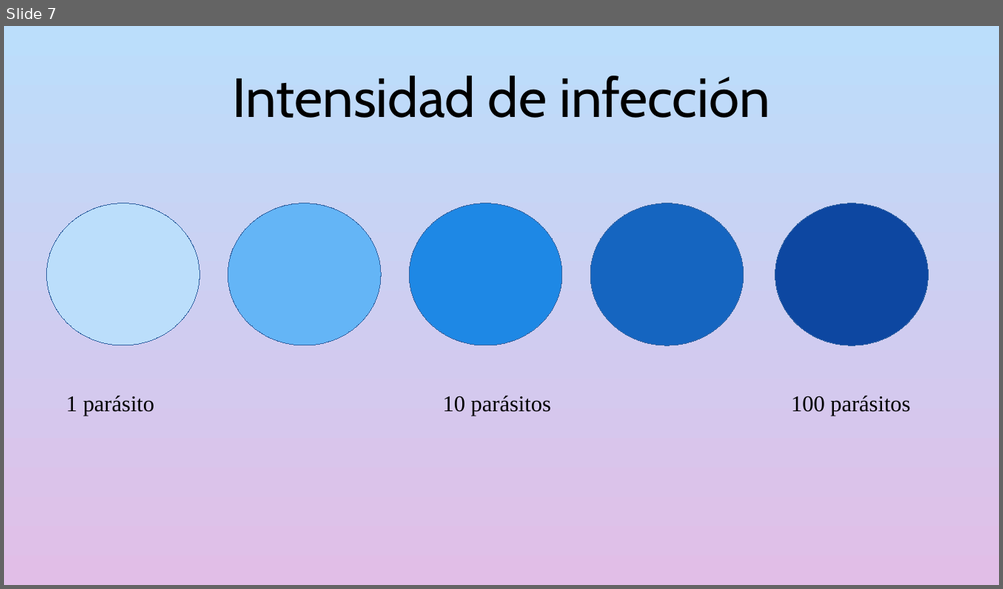
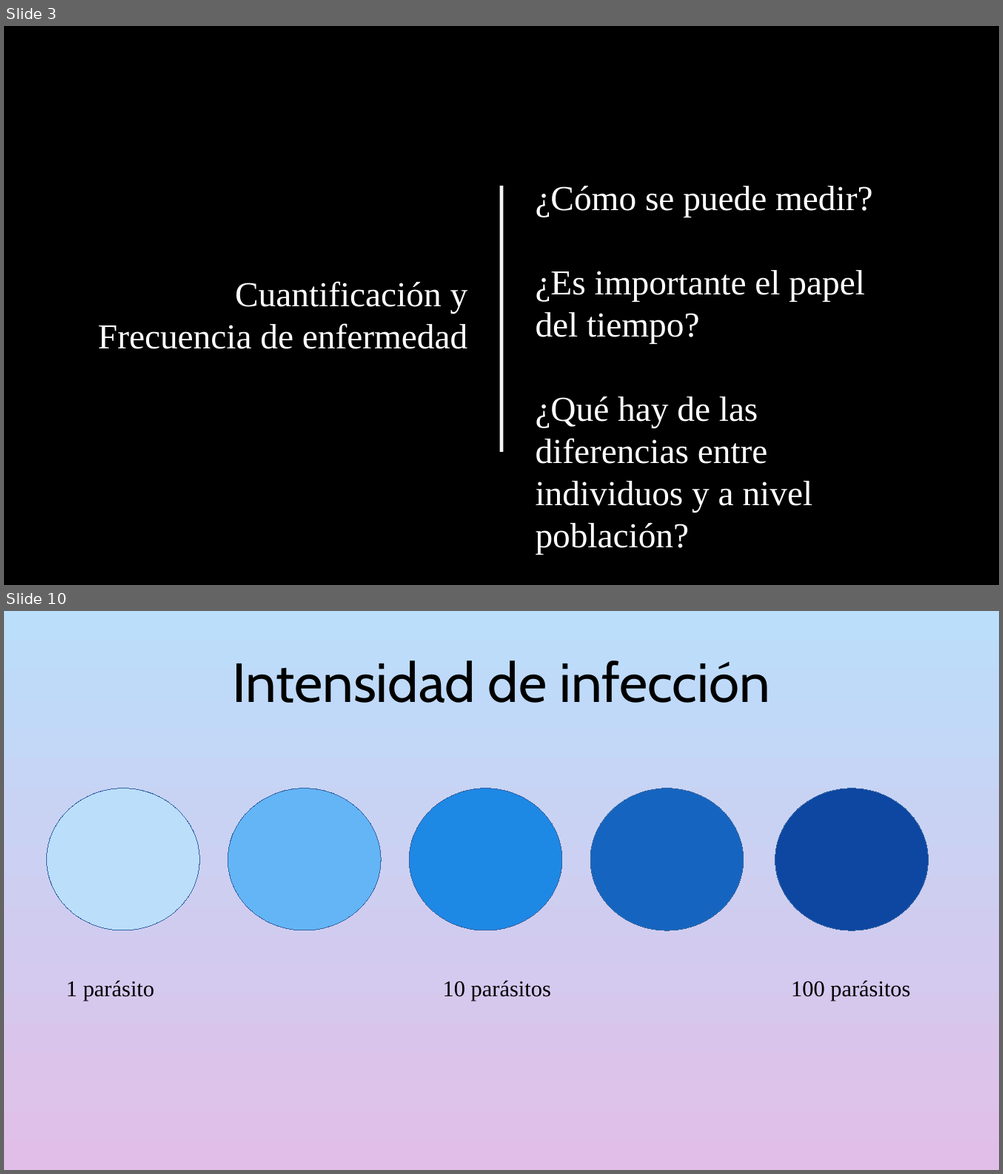
Before and after one commit to gerardommc/Medicina-Cons, a slide deck: Epidemiologia-basica.odp. Shown one above the other, each under a label of ours: slide 7 before the commit, slides 3 and 10 after it; the slides between them are not shown. The pictures are 1003x589 and 1003x1174 pixels, drawn with LibreOffice and Linux fonts; fonts in the diff are those of the drawing. Boxes give left, top, right and bottom in pixels: in the first picture for what was removed or moved away, otherwise in the second. Text is boxed around its words. In the diff, an @@ line names an element or a change of style, - is before the commit and + after.

```diff
--- a/Epidemiologia-basica.odp
+++ b/Epidemiologia-basica.odp
@@ slide 3 added at [4, 26, 999, 585], background #000000 @@
@@ line added from (501, 186) to (501, 452), #F5F5F5 2.83 pt @@
@@ text added at [535, 186, 872, 554], 28 pt, text #FFFFFF @@
+¿Cómo se puede medir?
+¿Es importante el papel del tiempo?
+¿Qué hay de las diferencias entre individuos y a nivel población?
@@ text added at [98, 281, 468, 349], 28 pt, text #FFFFFF @@
+Cuantificación y Frecuencia de enfermedad
@@ what was slide 7 is now slide 10 @@
```
Also in this commit, not shown: 4 slides changed, 8 other slides added, 1 slide removed, 7 other files.
